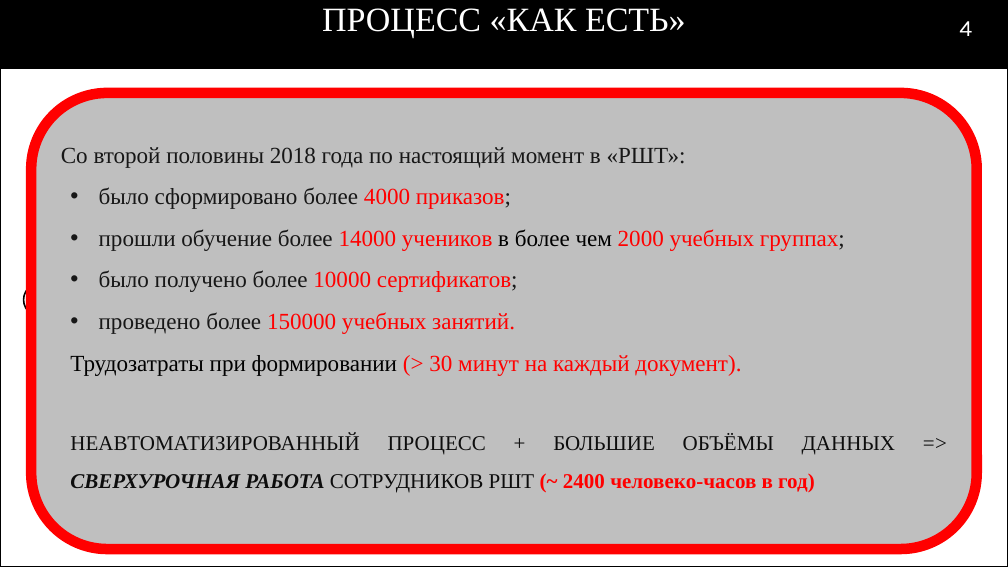
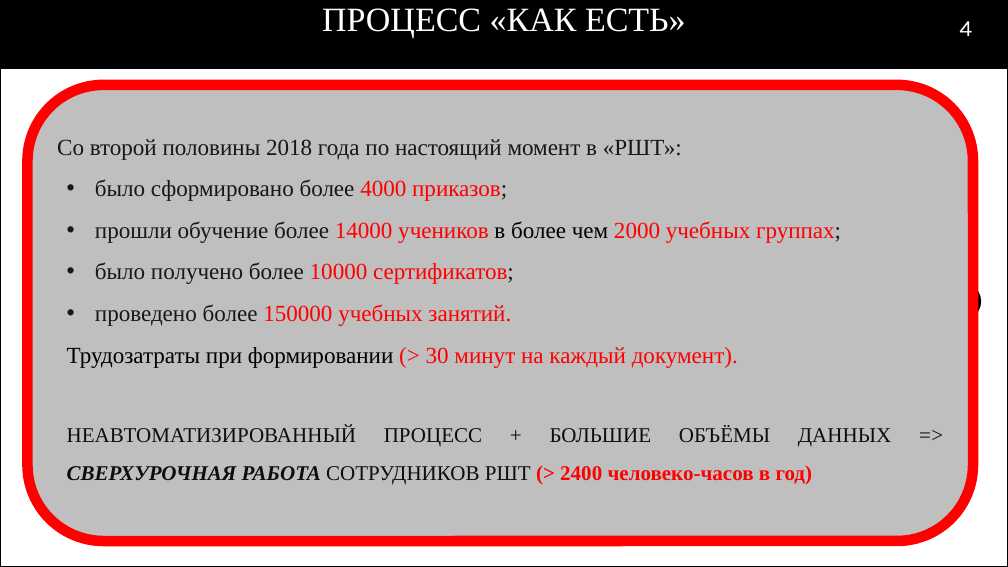
Before and after one commit to RAdKuzur/ASTU, a slide deck: slide 4 of Дипломная работа/Консультации Хоменко/Презентация v5.0 .pptx. Drawn at 1008x567 pixels with LibreOffice and Linux fonts; fonts in the diff are those of the drawing; background and template pictures are left out. Boxes give left, top, right and bottom in pixels: in the first picture for what was removed or moved away, otherwise in the second. Text is boxed around its words. In the diff, an @@ line names an element or a change of style, - is before the commit and + after.

Commit message:
fix presentation

```diff
--- a/Дипломная работа/Консультации Хоменко/Презентация v5.0 .pptx
+++ b/Дипломная работа/Консультации Хоменко/Презентация v5.0 .pptx
@@ rounded rectangle "Со второй половины 2018 года ...": place and size @@
-rounded rectangle "Со второй половины 2018 года ..." at (31,93,977,549)
+rounded rectangle "Со второй половины 2018 года ..." at (27,85,973,541)
@@ text in rounded rectangle at (67,426,891,485): text changed @@
-  НЕАВТОМАТИЗИРОВАННЫЙ ПРОЦЕСС + БОЛЬШИЕ ОБЪЁМЫ ДАННЫХ => СВЕРХУРОЧНАЯ РАБОТА СОТРУДНИКОВ РШТ (~ 2400 человеко-часов в год)
+  НЕАВТОМАТИЗИРОВАННЫЙ ПРОЦЕСС + БОЛЬШИЕ ОБЪЁМЫ ДАННЫХ => СВЕРХУРОЧНАЯ РАБОТА СОТРУДНИКОВ РШТ (> 2400 человеко-часов в год)
```
Also in this commit, not shown: 2 other slides changed.
